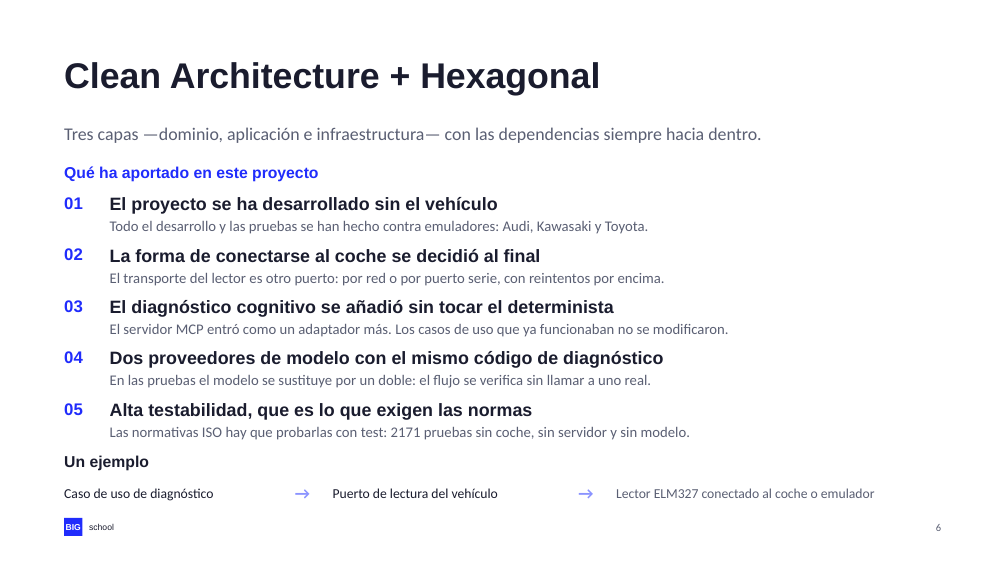
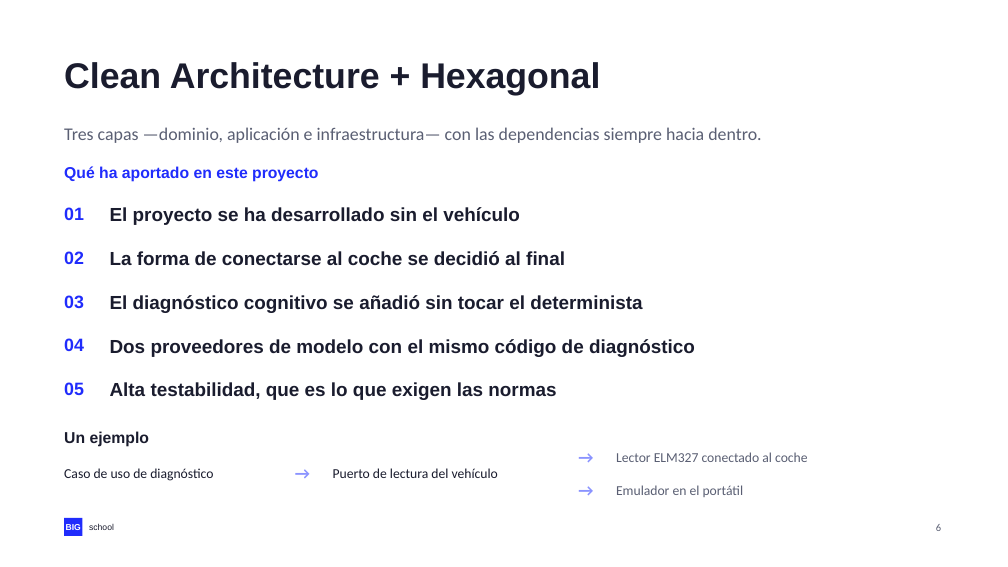
Before and after one commit to NovilloQuinta/intelligent-automotive-diagnostics, a slide deck: slide 6 of docs/presentacion/tfm-intelligent-automotive-diagnostics.pptx. Drawn at 1008x567 pixels with LibreOffice and Linux fonts; fonts in the diff are those of the drawing. Boxes give left, top, right and bottom in pixels: in the first picture for what was removed or moved away, otherwise in the second. Text is boxed around its words. In the diff, an @@ line names an element or a change of style, - is before the commit and + after.

Commit message:
docs(tfm): dejar solo los titulares en el slide de arquitectura

```diff
--- a/docs/presentacion/tfm-intelligent-automotive-diagnostics.pptx
+++ b/docs/presentacion/tfm-intelligent-automotive-diagnostics.pptx
@@ text "01": place and size @@
-text "01" at (64, 197, 83, 209)
+text "01" at (64, 207, 84, 220)
@@ text "El proyecto se ha desarrollado ...": place and size @@
-text "El proyecto se ha desarrollado ..." at (110, 197, 497, 214)
+text "El proyecto se ha desarrollado ..." at (110, 207, 520, 225)
@@ text removed at (110, 221, 648, 234) @@
-Todo el desarrollo y las pruebas se han hecho contra emuladores: Audi, Kawasaki y Toyota.
@@ text removed at (110, 273, 665, 286) @@
-El transporte del lector es otro puerto: por red o por puerto serie, con reintentos por encima.
@@ text removed at (110, 324, 729, 337) @@
-El servidor MCP entró como un adaptador más. Los casos de uso que ya funcionaban no se modificaron.
@@ text "04": place and size @@
-text "04" at (64, 351, 83, 363)
+text "04" at (64, 338, 84, 351)
@@ text "Dos proveedores de modelo con ...": place and size @@
-text "Dos proveedores de modelo con ..." at (110, 351, 663, 368)
+text "Dos proveedores de modelo con ..." at (110, 339, 695, 357)
@@ size 16 to 17 pt in 5 elements at (64, 251, 84, 264), (64, 295, 84, 308), (64, 338, 84, 351), (64, 207, 84, 220), (64, 382, 84, 395) @@
@@ size 17 to 18 pt in 5 elements at (110, 251, 565, 265), (110, 295, 642, 313), (110, 207, 520, 225), (110, 339, 695, 357), (110, 382, 556, 400) @@
@@ text removed at (110, 375, 651, 388) @@
-En las pruebas el modelo se sustituye por un doble: el flujo se verifica sin llamar a uno real.
@@ text "Un ejemplo": place and size @@
-text "Un ejemplo" at (64, 455, 149, 471)
+text "Un ejemplo" at (64, 431, 149, 447)
@@ text removed at (110, 427, 690, 440) @@
-Las normativas ISO hay que probarlas con test: 2171 pruebas sin coche, sin servidor y sin modelo.
@@ text added at (567, 443, 605, 470), 16 pt, text #8A93FF, bold @@
+→
@@ 5 texts: place and size @@
-5 texts at (64, 403, 533, 507)
+5 texts at (64, 382, 556, 487)
@@ text at (616, 452, 808, 462): text changed @@
-Lector ELM327 conectado al coche o emulador
+Lector ELM327 conectado al coche
@@ text added at (616, 485, 744, 497), 13 pt, text #5A5F73 @@
+Emulador en el portátil
```
Also in this commit, not shown: 3 other files.
